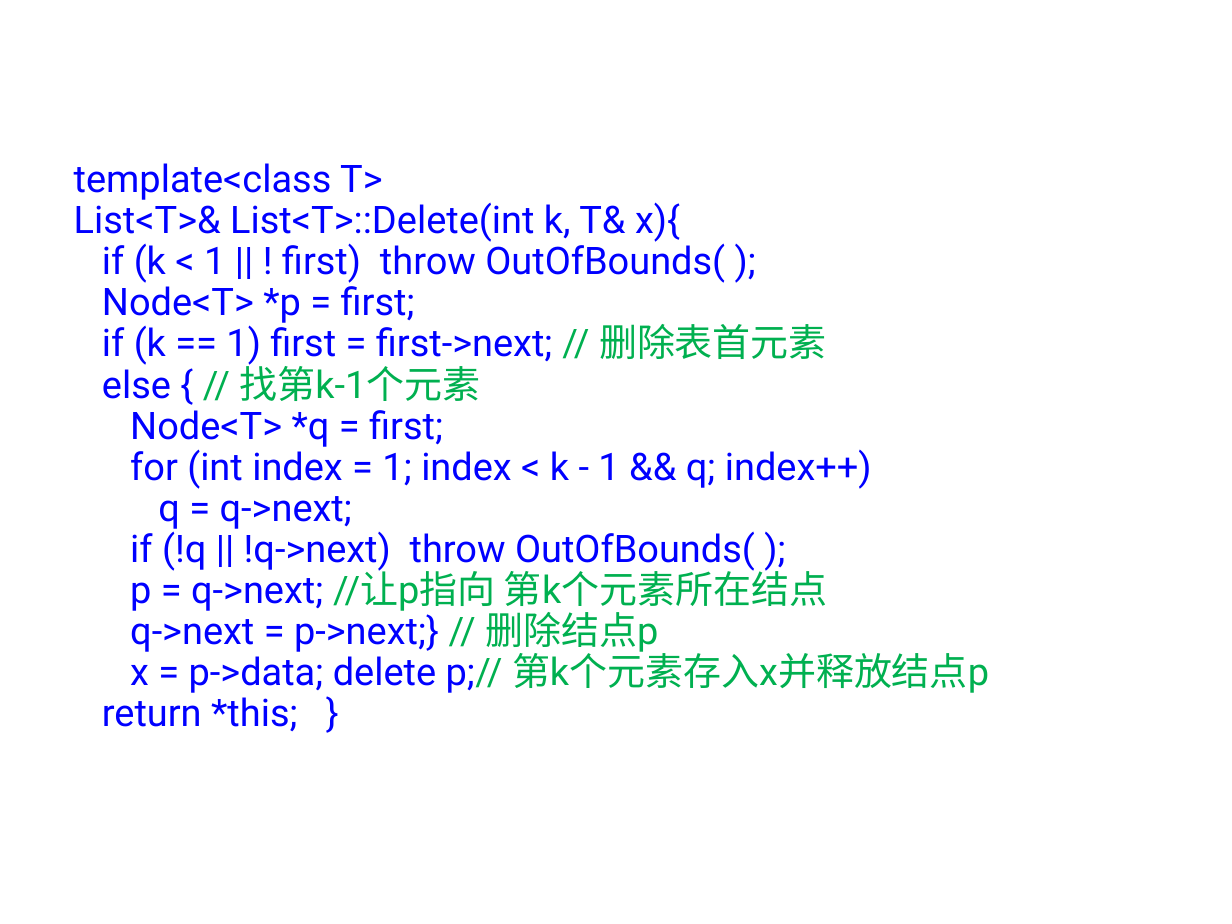
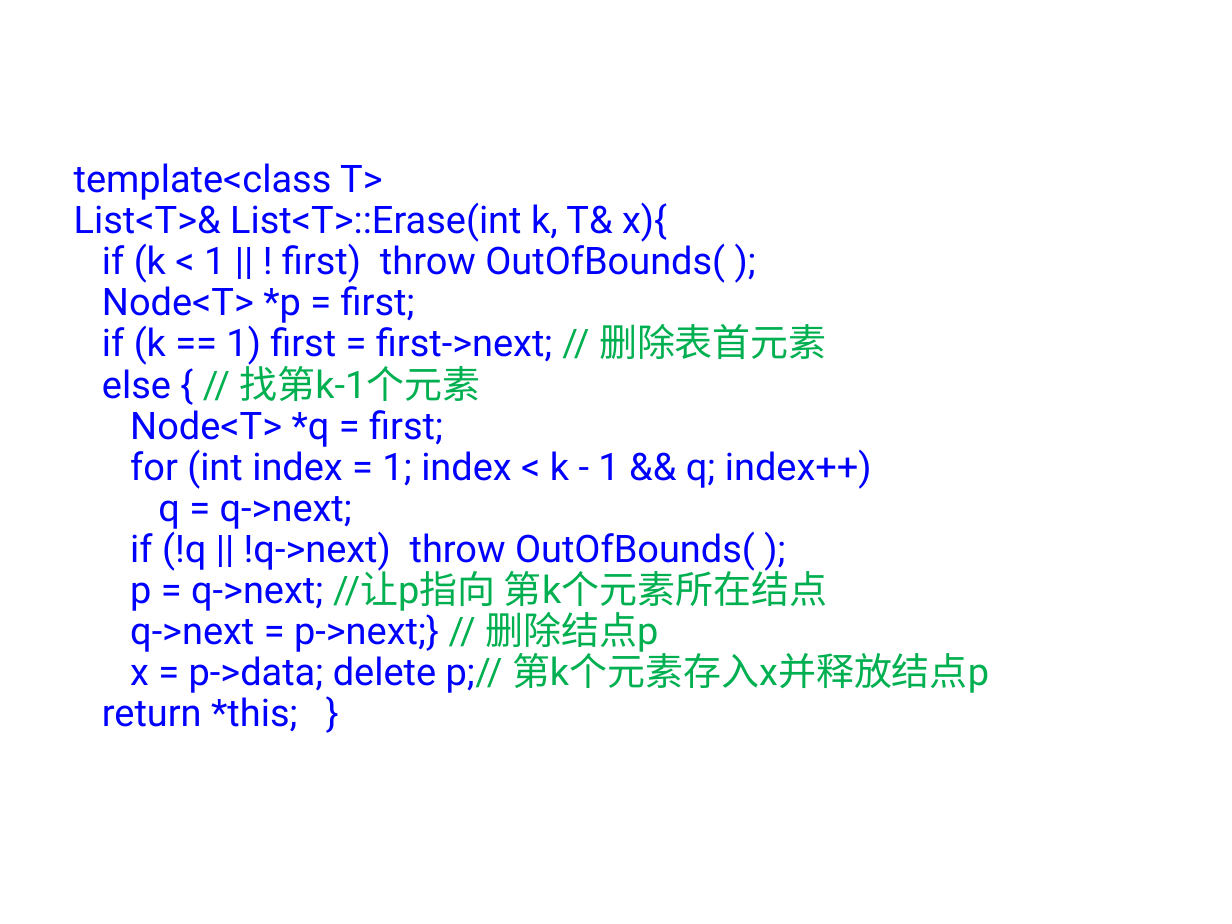
Before and after one commit to basilwang/datastructure, a slide deck: slide 43 of datastructure/第二章 线性表.ppt. Drawn at 1232x924 pixels with LibreOffice and Linux fonts; fonts in the diff are those of the drawing; background and template pictures are left out. Boxes give left, top, right and bottom in pixels: in the first picture for what was removed or moved away, otherwise in the second. Text is boxed around its words. In the diff, an @@ line names an element or a change of style, - is before the commit and + after.

Commit message:
修改了第二章线性表 ，将单链表的Delete方法改为Erase

```diff
--- a/datastructure/第二章 线性表.ppt
+++ b/datastructure/第二章 线性表.ppt
@@ text at box(74, 199, 667, 242): text changed @@
-List<T>& List<T>::Delete(int k, T& x){
+List<T>& List<T>::Erase(int k, T& x){
```
Also in this commit, not shown: 1 other slide changed.
